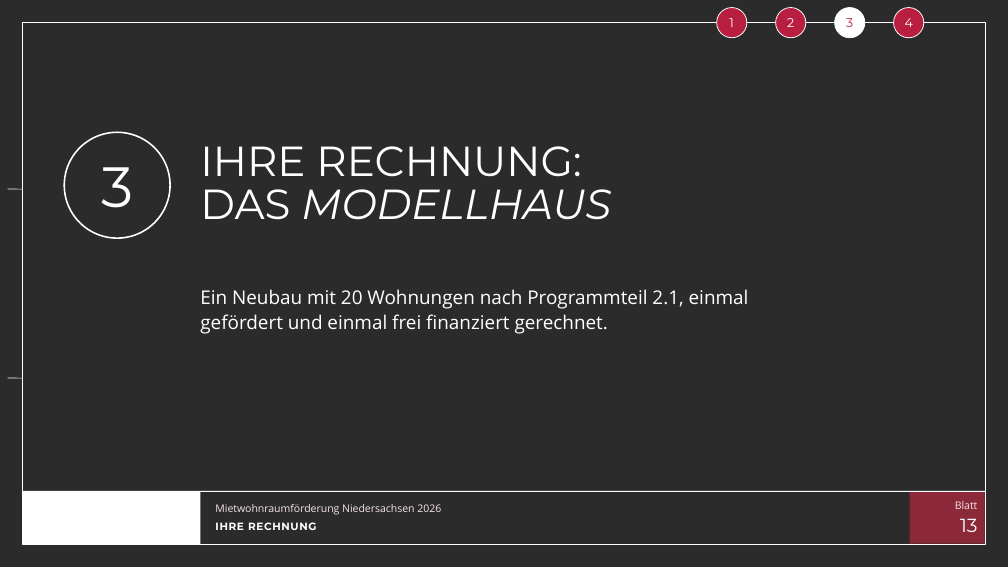
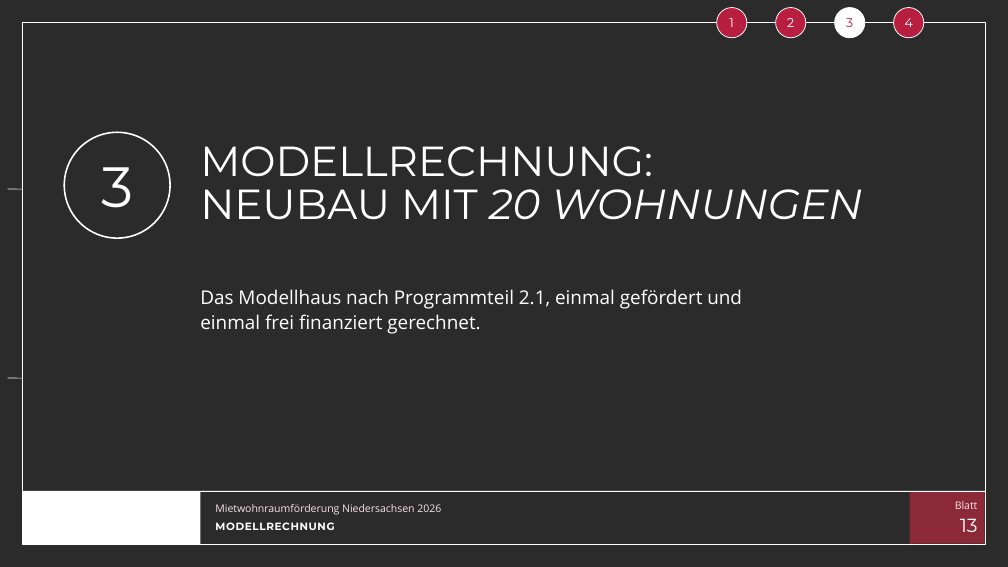
Before and after one commit to vgedaschko/NBank, a slide deck: slide 13 of praesentation/dist/PGN-Mietwohnraumfoerderung-Niedersachsen-2026-Vortrag.pptx. Drawn at 1008x567 pixels with LibreOffice and Linux fonts; fonts in the diff are those of the drawing; background and template pictures are left out; a plain dark background stands for a picture behind light text. Boxes give left, top, right and bottom in pixels: in the first picture for what was removed or moved away, otherwise in the second. Text is boxed around its words. In the diff, an @@ line names an element or a change of style, - is before the commit and + after.

```diff
--- a/praesentation/dist/PGN-Mietwohnraumfoerderung-Niedersachsen-2026-Vortrag.pptx
+++ b/praesentation/dist/PGN-Mietwohnraumfoerderung-Niedersachsen-2026-Vortrag.pptx
@@ title at (200, 146, 862, 220): text changed @@
-IHRE RECHNUNG:
-DAS MODELLHAUS
+MODELLRECHNUNG:
+NEUBAU MIT 20 WOHNUNGEN
@@ text at (200, 289, 742, 334): text changed @@
-Ein Neubau mit 20 Wohnungen nach Programmteil 2.1, einmal gefördert und einmal frei finanziert gerechnet.
+Das Modellhaus nach Programmteil 2.1, einmal gefördert und einmal frei finanziert gerechnet.
@@ text at (215, 522, 334, 530): text changed @@
-IHRE RECHNUNG
+MODELLRECHNUNG
```
Also in this commit, not shown: 29 other slides changed, 31 other files.
